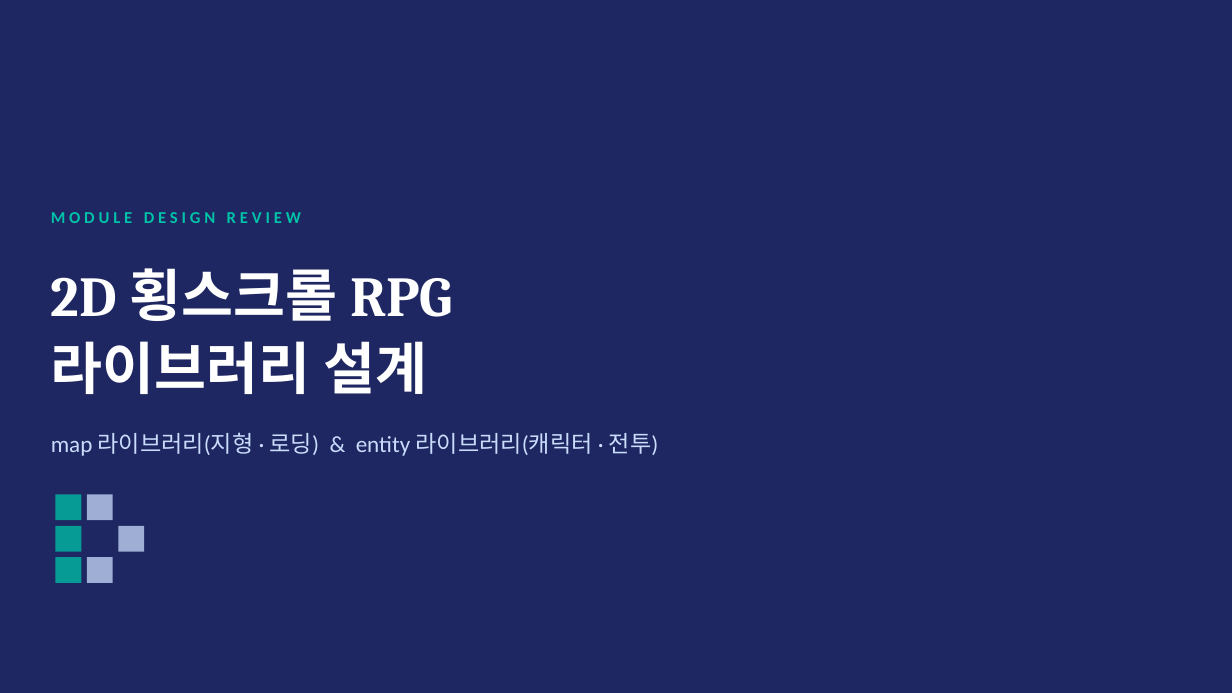
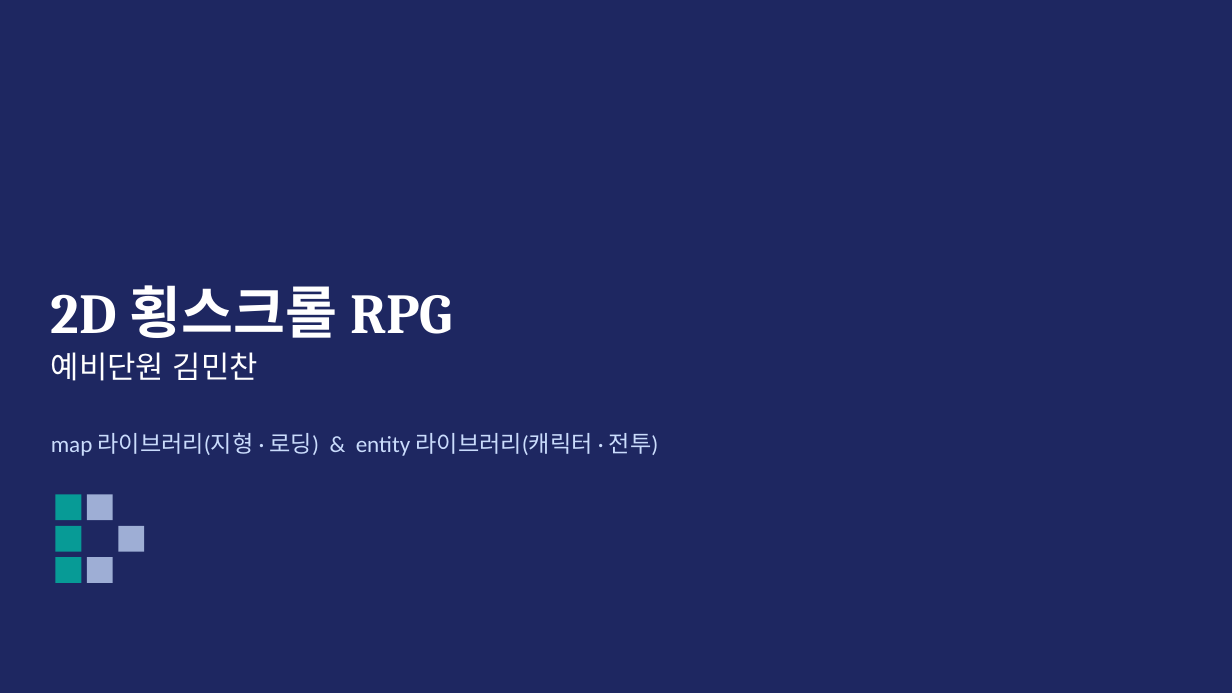
Before and after one commit to mck737338/Robit_intelligence_qt_Project, a slide deck: slide 1 of QT_Project.pptx. Drawn at 1232x693 pixels with LibreOffice and Linux fonts; fonts in the diff are those of the drawing. Boxes give left, top, right and bottom in pixels: in the first picture for what was removed or moved away, otherwise in the second. Text is boxed around its words. In the diff, an @@ line names an element or a change of style, - is before the commit and + after.

```diff
--- a/QT_Project.pptx
+++ b/QT_Project.pptx
@@ text removed at (x1=51, y1=212, x2=301, y2=223) @@
-MODULE DESIGN REVIEW
@@ text at (x1=51, y1=352, x2=258, y2=381): text changed; size 44 to 24 pt; font Cambria to Calibri; bold off @@
-라이브러리 설계
+예비단원 김민찬
```
Also in this commit, not shown: 2 other slides changed.
